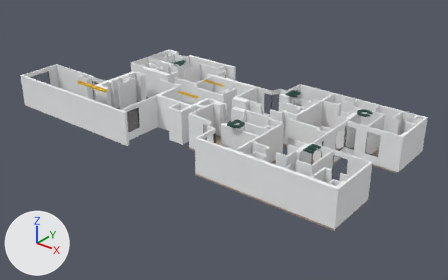
What one commit did to the glTF model public/models/PISOS/planta-2.glb.
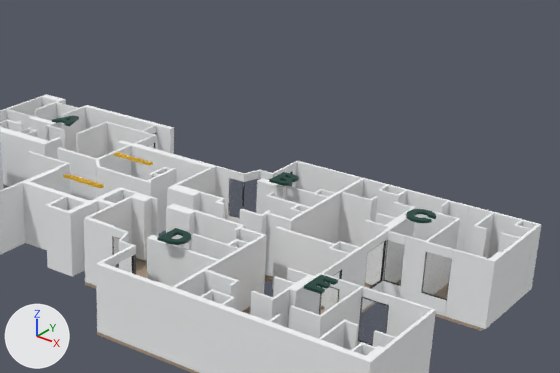
Each version is shown whole from a 50 mm camera at (33.9, -39.4, 24.0) aimed at (1.7, 0.9, -1.0), then close up on the part from 32% to 98% of the width and 0% to 70% of the height. The lights are fixed; the arrows at lower left show +X, +Y and +Z.

Before the edit, the objects in view are built like this:
```python
ob_text = bpy.data.objects.new('Text', me_text)
ob_text.location = (-8.09, 4.6, 3.39)
ob_text_001 = bpy.data.objects.new('Text.001', me_text_001)
ob_text_001.location = (5.68, 4.6, 3.39)
ob_text_002 = bpy.data.objects.new('Text.002', me_text_002)
ob_text_002.location = (12.6, 4.63, 3.39)
ob_text_003 = bpy.data.objects.new('Text.003', me_text_003)
ob_text_003.location = (5.68, -3.8, 3.39)
ob_text_004 = bpy.data.objects.new('Text.004', me_text_004)
ob_text_004.location = (12.85, -3.8, 3.39)
ob_todo = bpy.data.objects.new('todo', me_component_640_001)
ob_todo.location = (-17.79, -6.41, -0.15)
```
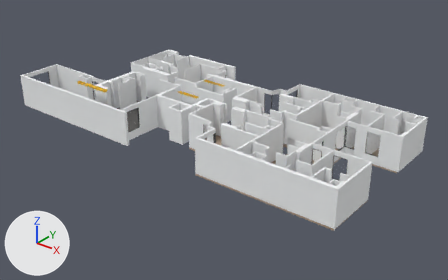
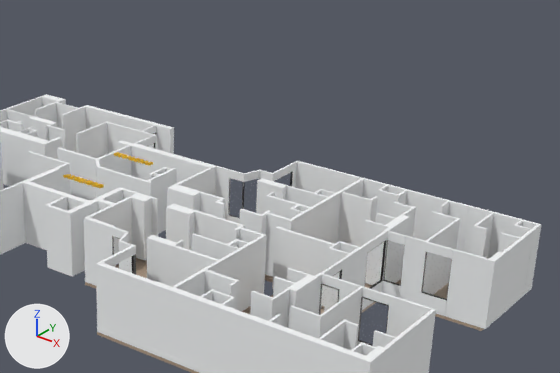
What the commit changed:
Object 'Text' (ob_text) is deleted.
Object 'Text.001' (ob_text_001) is deleted.
Object 'Text.002' (ob_text_002) is deleted.
Object 'Text.003' (ob_text_003) is deleted.
Object 'Text.004' (ob_text_004) is deleted.

Location of each change, [x1, y1, x2, y2] in pixels of the close-ups (560 x 373 px):
'Text.004', deleted: before [304, 275, 338, 294]
'Text.003', deleted: before [158, 228, 191, 245]
'Text.002', deleted: before [406, 209, 436, 223]
'Text.001', deleted: before [269, 172, 299, 186]
'Text', deleted: before [52, 115, 79, 127]
